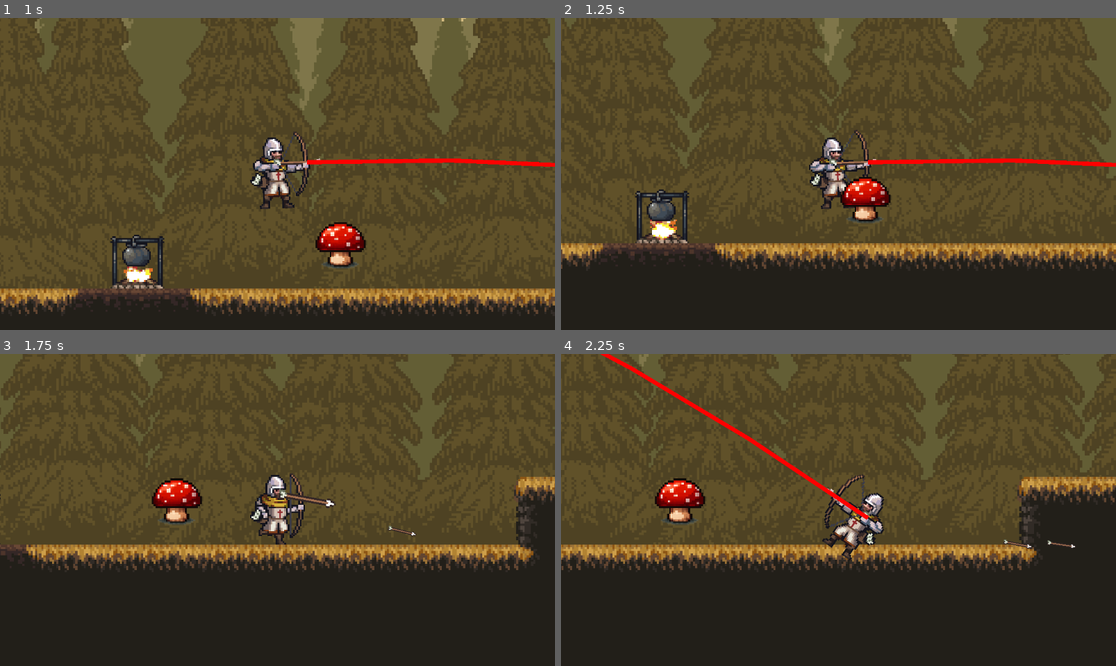
Above: before the commit, frames 1-4 (two rows, left to right).
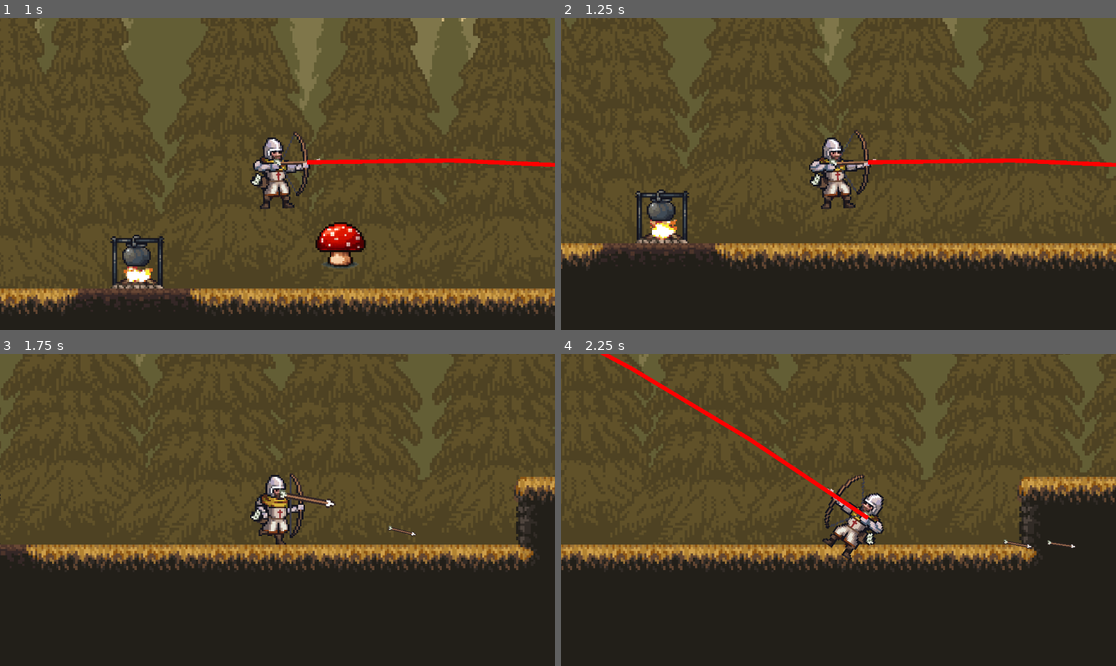
Above: after the commit, the same moments.

Repository: migsob32-kings/migsrealgame11
Game: Godot game, scene res://scenes/game.tscn
Same seed, same stepped clock (60 frames per second), same inputs: the game is played once before the commit and once after it.
Inputs (mouse positions are in pixels of both pictures, inside the frame that each line leads up to):
- Up to frame 1 (1 s): tap Enter (ui_accept) at 0.5 s; move the mouse to (399, 158) at 0.52 s; press the mouse at (399, 158) at 0.53 s; hold D (right) from 0.53 s (still down); tap W (jump) at 0.77 s
- Up to frame 2 (1.25 s): keep holding D (right)
- Up to frame 3 (1.75 s): keep holding D (right); move the mouse to (166, 525) at 1.27 s; release the mouse at (166, 525) at 1.28 s; click (166, 525) at 1.35 s; tap W (jump) at 1.52 s
- Up to frame 4 (2.25 s): move the mouse to (894, 441) at 2.02 s; release D (right) at 2.03 s; press the mouse at (894, 441) at 2.03 s; hold A (left) from 2.03 s (still down)

Frame 1 is identical in both runs. In frame 2, 0.9% of the frame differs, in the area x 50-60%, y 51-66%; in frame 3, 0.9%, in the area x 27-37%, y 39-55%; in frame 4, 0.9%.

Commit message:
v5.6
shroom pickup reworked

Diff:
--- a/migsrealgame11/Scripts/mushroompickup.gd
+++ b/migsrealgame11/Scripts/mushroompickup.gd
@@ -1,19 +1,5 @@
 extends Area2D
 
-@export var pickup_type = "mushroom"
-@export var pickup_amount = 1
-
-func _ready():
-	body_entered.connect(_on_body_entered)
-
 func _on_body_entered(body):
-	print("Collected: ", pickup_type)
-
-	# Check if it's the player
-	if body.name == "Player" or body.is_in_group("player"):
-		# Add to player inventory
-		if body.has_method("add_to_inventory"):
-			body.add_to_inventory(pickup_type, pickup_amount)
-
-		# Delete the pickup
-		queue_free()
+	print("+1 Shroom")
+	queue_free()
